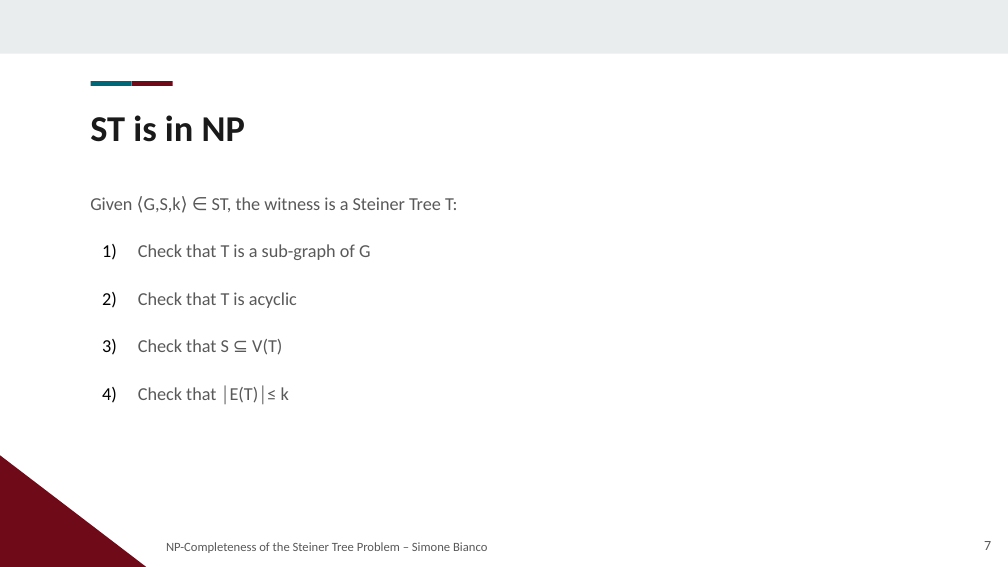
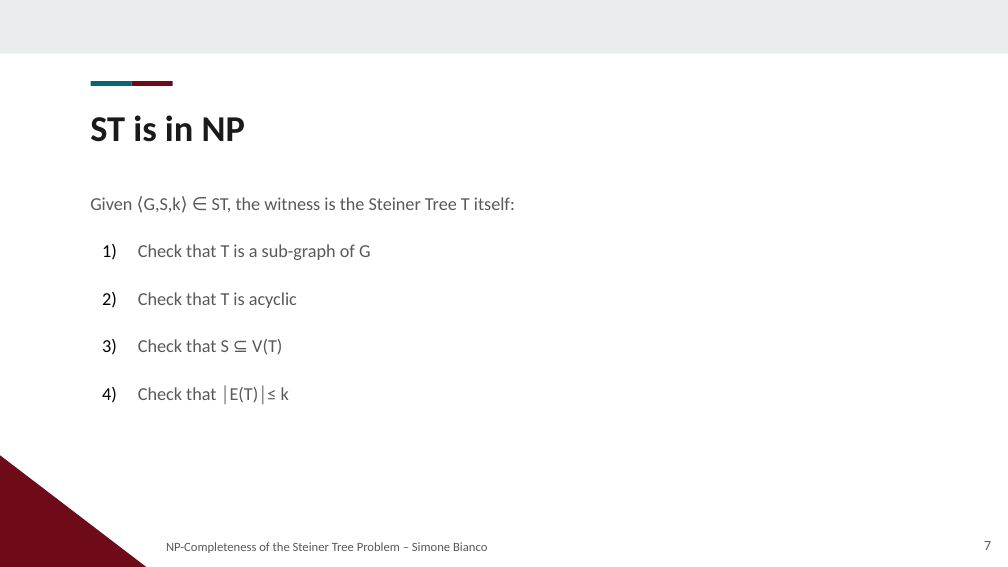
Before and after one commit to Exyss/university-notes, a slide deck: slide 7 of Presentations/Steiner Tree/slides.odp. Drawn at 1008x567 pixels with LibreOffice and Linux fonts; fonts in the diff are those of the drawing; background and template pictures are left out. Boxes give left, top, right and bottom in pixels: in the first picture for what was removed or moved away, otherwise in the second. Text is boxed around its words. In the diff, an @@ line names an element or a change of style, - is before the commit and + after.

```diff
--- a/Presentations/Steiner Tree/slides.odp
+++ b/Presentations/Steiner Tree/slides.odp
@@ text at [90, 196, 515, 213]: text changed @@
-Given ⟨G,S,k⟩ ∈ ST, the witness is a Steiner Tree T:
+Given ⟨G,S,k⟩ ∈ ST, the witness is the Steiner Tree T itself:
```
Also in this commit, not shown: 7 other slides changed, 2 slides added, 26 other files.
